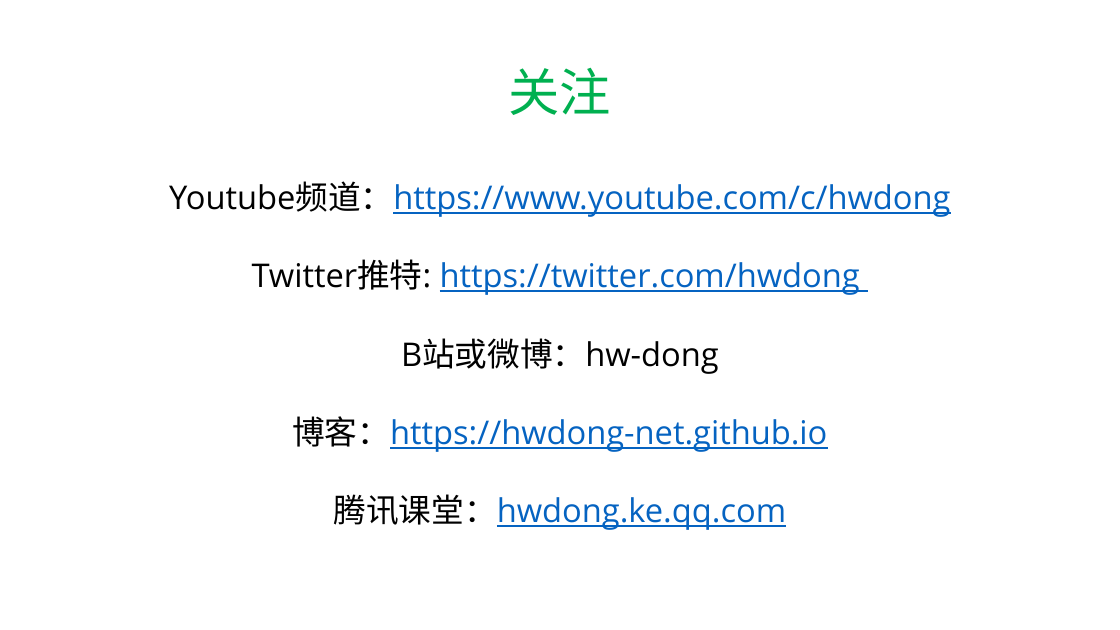
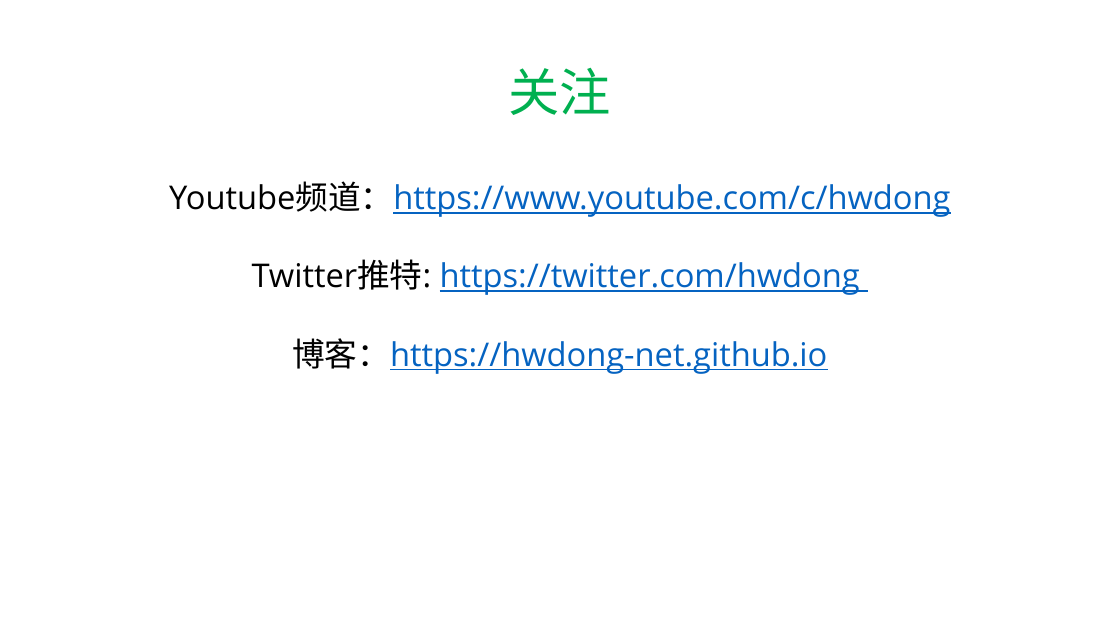
Before and after one commit to hwdong-net/cplusplus17, a slide deck: slide 119 of ppt/第5章 复合类型.pptx. Drawn at 1120x630 pixels with LibreOffice and Linux fonts; fonts in the diff are those of the drawing. Boxes give left, top, right and bottom in pixels: in the first picture for what was removed or moved away, otherwise in the second. Text is boxed around its words. In the diff, an @@ line names an element or a change of style, - is before the commit and + after.

```diff
--- a/ppt/第5章 复合类型.pptx
+++ b/ppt/第5章 复合类型.pptx
@@ text at [401,338,719,374]: paragraph removed @@
-B站或微博：hw-dong
@@ text at [334,494,786,530]: paragraph removed @@
-腾讯课堂：hwdong.ke.qq.com
```
Also in this commit, not shown: 1 other slide changed, 2 other files.
